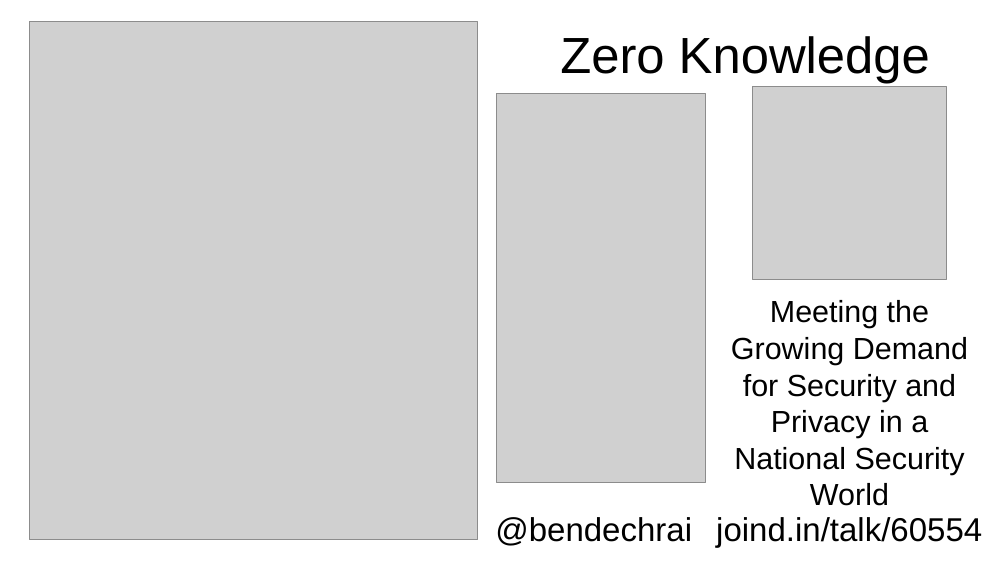
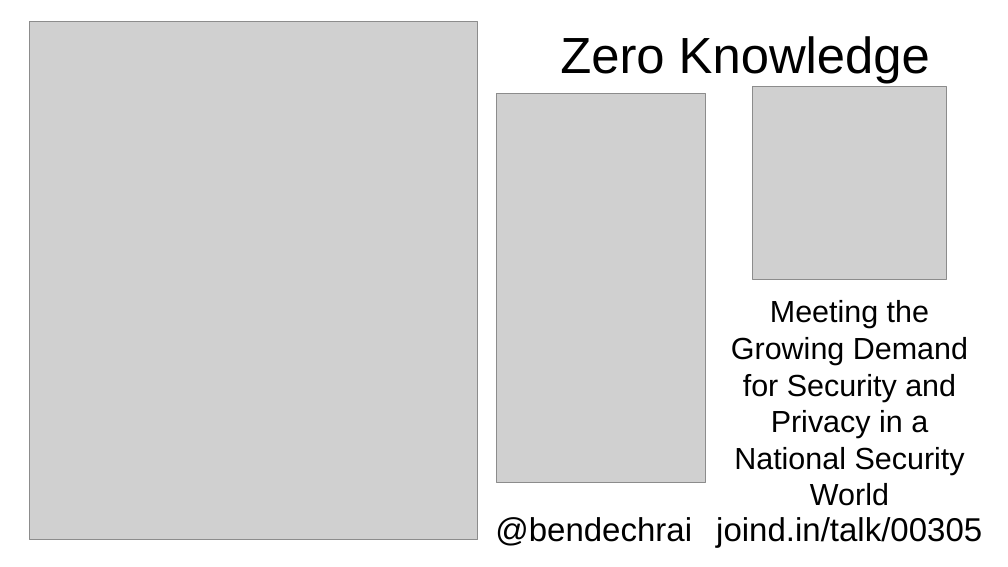
Before and after one commit to privacybastion/zeroknowledge-presentation, a slide deck: slide 1 of Zero Knowledge.odp. Drawn at 1008x567 pixels with LibreOffice and Linux fonts; fonts in the diff are those of the drawing; grey boxes stand for pictures. Boxes give left, top, right and bottom in pixels: in the first picture for what was removed or moved away, otherwise in the second. Text is boxed around its words. In the diff, an @@ line names an element or a change of style, - is before the commit and + after.

```diff
--- a/Zero Knowledge.odp
+++ b/Zero Knowledge.odp
@@ text at (716, 517, 982, 548): text changed @@
-joind.in/talk/60554
+joind.in/talk/00305
```
Also in this commit, not shown: 41 other slides changed, 3 slides removed.
